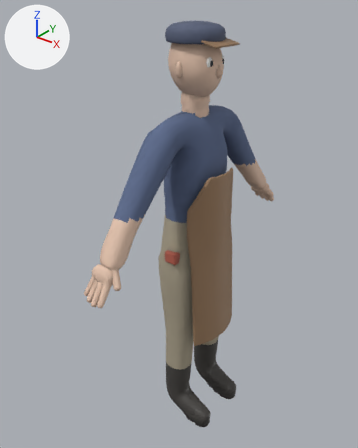
What one commit did to the glTF model assets/shared/crew/crew_bosun.glb.
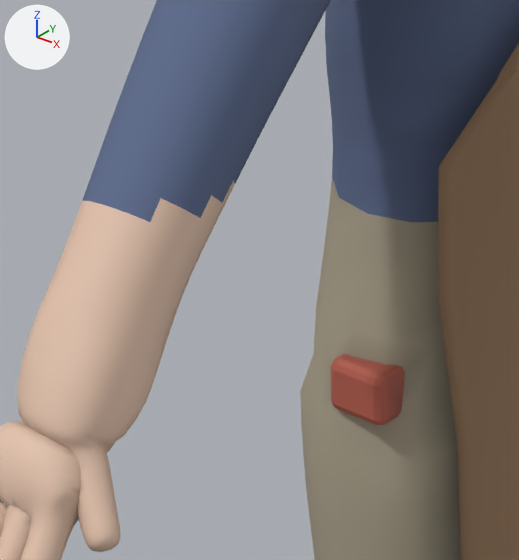
The first picture shows the older version from a camera (50 mm lens) standing at (1.172, -1.568, 1.93) and looking at (-0.057, -0.031, 0.977). The close-ups show the older and then the newer version on the part from 27% to 57% of the width and 39% to 65% of the height of that picture. Only the edits that show in the close-ups are written down. Every picture has the same lights, and +X, +Y and +Z are marked at upper left.

The scene before the commit, as lines of its bpy script (objects in view):
```python
me_body = bpy.data.meshes.new('body')
me_body.from_pydata(...)  # 6865 vertices, 13688 faces; spans x -0.11..0.19, y -0.63..0.63, z 0.0..1.59
# faces by material slot: [8940, 1804, 1600, 1344]
me_body.materials.append(mat_skin)
me_body.materials.append(mat_top)
me_body.materials.append(mat_trousers)
me_body.materials.append(mat_boots)
me_cube_001 = bpy.data.meshes.new('Cube.001')
me_cube_001.from_pydata(...)  # 866 vertices, 1728 faces; spans x 0.078..0.172, y -0.15..0.15, z 0.47..1.25
me_cube_001.materials.append(mat_leather)
me_cube_002 = bpy.data.meshes.new('Cube.002')
me_cube_002.from_pydata(...)  # 56 vertices, 108 faces; spans x -0.01..0.05, y -0.19..-0.15, z 0.875..0.925
me_cube_002.materials.append(mat_accent)
ob_apron = bpy.data.objects.new('apron', me_cube_001)
ob_apron.location = (0.0, 0.0, 0.0)
ob_body = bpy.data.objects.new('body', me_body)
ob_body.location = (0.0, 0.0, 0.0)
ob_patch_kit = bpy.data.objects.new('patch_kit', me_cube_002)
ob_patch_kit.location = (0.0, 0.0, 0.0)
```
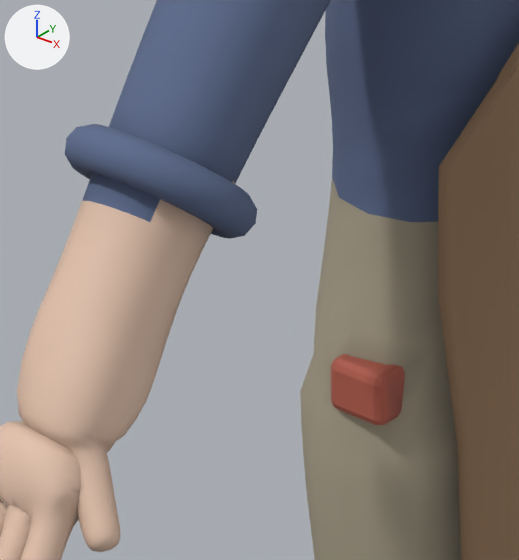
Pixel boxes [x1, y1, x2, y2] of what changed, in the close-ups (519 x 560 px):
'cuff.R', added (blue)
    after: [65, 124, 257, 239]

Edits to the bpy script that builds the scene:
```text
Add me_torus_001:
    me_torus_001.from_pydata(...)  # 320 vertices, 640 faces; spans x -0.075..0.081, y -0.457..-0.33, z 1.114..1.226
    me_torus_001.materials.append(mat_top)
Add ob_cuff_r:
    ob_cuff_r = bpy.data.objects.new('cuff.R', me_torus_001)
    ob_cuff_r.location = (0.0, 0.0, 0.0)
```
